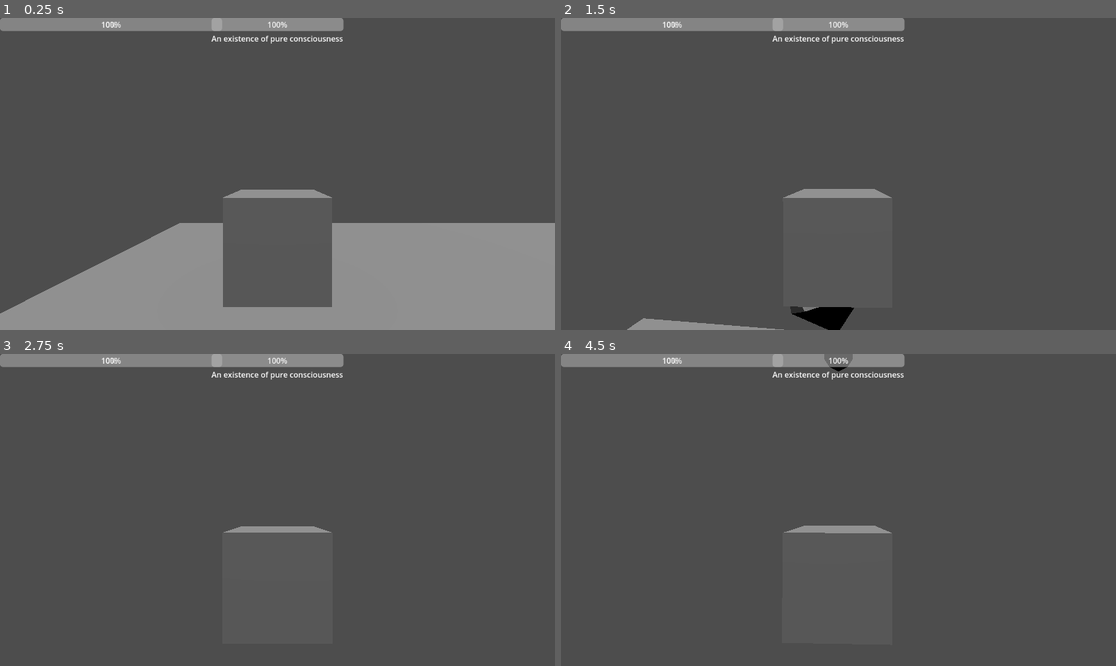
Above: before the commit, frames 1-4 (two rows, left to right).
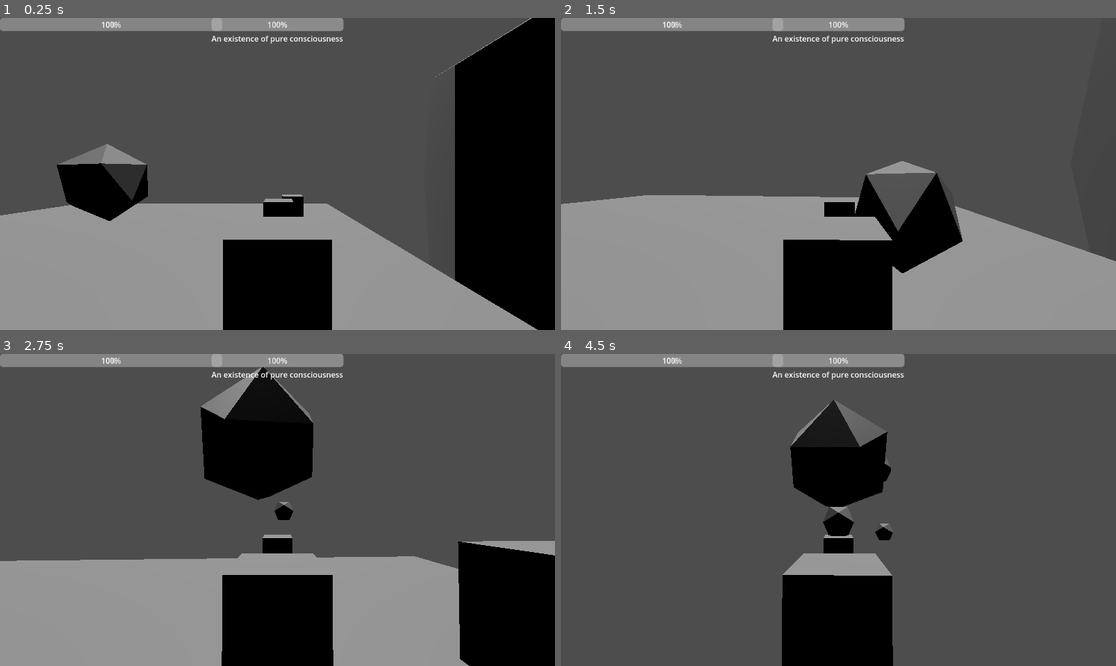
Above: after the commit, the same moments.

Repository: RavenRandomz/cube-extentialis-bossfight
Game: Godot game, scene res://testworld.tscn
Same seed, same stepped clock (60 frames per second), same inputs: the game is played once before the commit and once after it.
Inputs (mouse positions are in pixels of both pictures, inside the frame that each line leads up to):
- Up to frame 1 (0.25 s): no input
- Up to frame 2 (1.5 s): tap Enter at 0.5 s; move the mouse to (866, 174) at 0.52 s; press the mouse at (866, 174) at 0.53 s; hold W (player_forward) from 0.53 s (still down); tap Space (player_jump) at 0.77 s; move the mouse to (810, 174) at 1.27 s; release the mouse at (810, 174) at 1.28 s; tap Shift at 1.35 s; click (810, 174) at 1.42 s
- Up to frame 3 (2.75 s): keep holding W (player_forward); tap Space (player_jump) at 1.52 s; move the mouse to (288, 503) at 2.02 s; tap Alt at 2.1 s; click (288, 503) at 2.17 s
- Up to frame 4 (4.5 s): keep holding W (player_forward); move the mouse to (832, 516) at 2.77 s; tap Ctrl at 2.85 s; click (832, 516) at 2.92 s; tap Space (player_jump) at 3.02, 3.77 s; move the mouse to (877, 513) at 3.52 s; press the mouse at (877, 513) at 3.53 s; move the mouse to (794, 506) at 4.27 s; release the mouse at (794, 506) at 4.28 s; tap Shift at 4.35 s; click (794, 506) at 4.42 s

The runs differ from the first frame. In frame 1, 35% of the frame differs, in the area x 0-100%, y 0-100%; in frame 2, 38%; in frame 3, 43%, in the area x 0-100%, y 4-100%; in frame 4, 12%.

Commit message:
Add bullet aimed wherever the camera is pointed at functionalities

Diff:
--- a/character/player.tscn
+++ b/character/player.tscn
@@ -1,9 +1,9 @@
-[gd_scene load_steps=10 format=3 uid="uid://bnlvq0ut74cfd"]
+[gd_scene load_steps=11 format=3 uid="uid://bnlvq0ut74cfd"]
 
 [ext_resource type="Script" path="res://scripts/player.gd" id="1_tb1br"]
 [ext_resource type="PackedScene" uid="uid://2bmn74221edj" path="res://character/orbital_camera.tscn" id="2_iejax"]
 [ext_resource type="Script" path="res://scripts/basic_bullet_source.gd" id="3_dan72"]
-[ext_resource type="Script" path="res://scripts/camera_poiniter.gd" id="4_wj3px"]
+[ext_resource type="PackedScene" uid="uid://dv3lomnmet43n" path="res://utility/camera_pointer.tscn" id="3_scwjp"]
 [ext_resource type="Script" path="res://scripts/player_input_handler.gd" id="5_qo7sf"]
 [ext_resource type="PackedScene" uid="uid://cmmulbrsy1iwr" path="res://GUI/player_hud.tscn" id="6_jp61w"]
 [ext_resource type="Script" path="res://scripts/player_body_handler.gd" id="6_p31lb"]
@@ -12,11 +12,14 @@
 
 [sub_resource type="BoxMesh" id="BoxMesh_gn7qv"]
 
+[sub_resource type="BoxMesh" id="BoxMesh_ywnvw"]
+size = Vector3(0.5, 0.5, 0.5)
+
 [node name="Player" type="CharacterBody3D" node_paths=PackedStringArray("camera", "display", "bullet_source", "input_handler", "body_handler")]
 script = ExtResource("1_tb1br")
 camera = NodePath("OrbitalCamera")
 display = NodePath("PlayerHUD")
-bullet_source = NodePath("OrbitalCamera/BulletSource")
+bullet_source = NodePath("OrbitalCamera/CameraFacer/BulletSource")
 input_handler = NodePath("PlayerInputHandler")
 body_handler = NodePath("PlayerBodyHandler")
 
@@ -28,15 +31,17 @@
 skeleton = NodePath("../..")
 
 [node name="OrbitalCamera" parent="." instance=ExtResource("2_iejax")]
-transform = Transform3D(-1, 0, -8.74228e-08, 0, 1, 0, 8.74228e-08, 0, -1, 0, 0.716, 0)
+transform = Transform3D(1, 0, 0, 0, 1, 0, 0, 0, 1, 0, 1.1, 0)
 
-[node name="BulletSource" type="Node3D" parent="OrbitalCamera"]
+[node name="CameraFacer" parent="OrbitalCamera" node_paths=PackedStringArray("_camera") instance=ExtResource("3_scwjp")]
+_camera = NodePath("../VerticalPivot/Camera")
+
+[node name="BulletSource" type="Node3D" parent="OrbitalCamera/CameraFacer"]
 transform = Transform3D(-1, 0, 8.74228e-08, 0, 1, 0, -8.74228e-08, 0, -1, 1.12184e-07, -0.716, -1.28324)
 script = ExtResource("3_dan72")
 
-[node name="CameraFacer" type="Node3D" parent="OrbitalCamera" node_paths=PackedStringArray("_camera")]
-script = ExtResource("4_wj3px")
-_camera = NodePath("../VerticalPivot/Camera")
+[node name="MeshInstance3D" type="MeshInstance3D" parent="OrbitalCamera/CameraFacer/BulletSource"]
+mesh = SubResource("BoxMesh_ywnvw")
 
 [node name="PlayerInputHandler" type="Node" parent="."]
 script = ExtResource("5_qo7sf")
--- a/scripts/camera_poiniter.gd
+++ b/scripts/camera_poiniter.gd
@@ -1,16 +1,25 @@
 class_name CameraPointer extends Node3D
 
 @export var _camera: Camera3D
+@export var _ray_buffer = 10
 
 const RAY_LENGTH = 1000;
 
-func _physics_process(delta):
+func _camera_is_looking_at():
 	var space_state = get_world_3d().direct_space_state
 	var from = _camera.project_ray_origin(get_viewport().get_mouse_position())
-	var to = from +_camera.project_ray_normal(get_viewport().get_mouse_position()) * RAY_LENGTH
+	var real_from = from +_camera.project_ray_normal(get_viewport().get_mouse_position()) * _ray_buffer
+
+	var to = real_from +_camera.project_ray_normal(get_viewport().get_mouse_position()) * RAY_LENGTH
 	var query = PhysicsRayQueryParameters3D.create(from, to)
 	query.exclude = [self]
 	var result = space_state.intersect_ray(query)
-	print(str(from) + " " + str(to))
-	if (result != {}):
-		print(result)
+	return result
+
+func _physics_process(_delta):
+	var target = _camera_is_looking_at()
+	if (target != {}):
+		look_at(target["position"])
+	else:
+		var to = _camera.project_ray_normal(get_viewport().get_mouse_position()) * RAY_LENGTH
+		look_at(to)
--- a/testworld.tscn
+++ b/testworld.tscn
@@ -41,6 +41,7 @@
 
 [node name="BoxTerritory" parent="." instance=ExtResource("6_svkkm")]
 transform = Transform3D(1, 0, 0, 0, 1, 0, 0, 0, 1, -24, 0, 0)
+rotation_edit_mode = 2
 
 [node name="CollisionShape3D" parent="BoxTerritory" index="0"]
 shape = SubResource("BoxShape3D_xy5mr")
